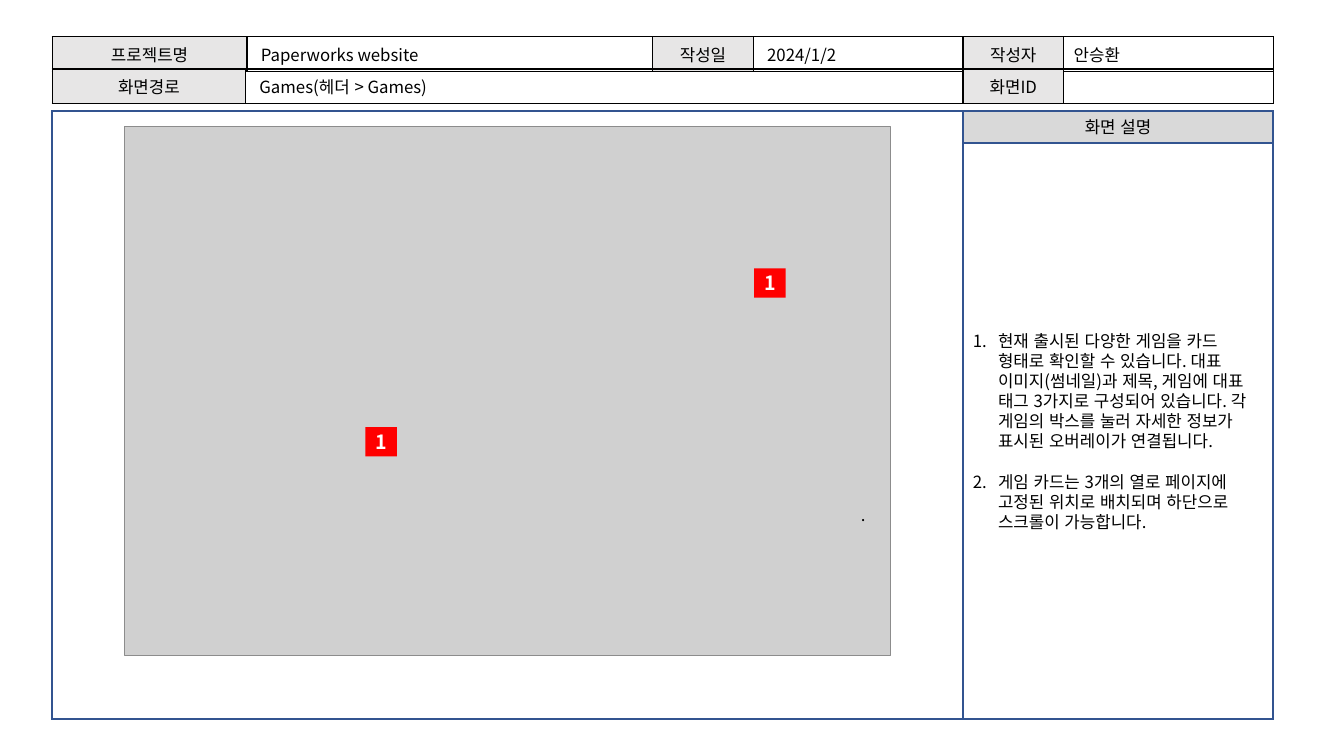
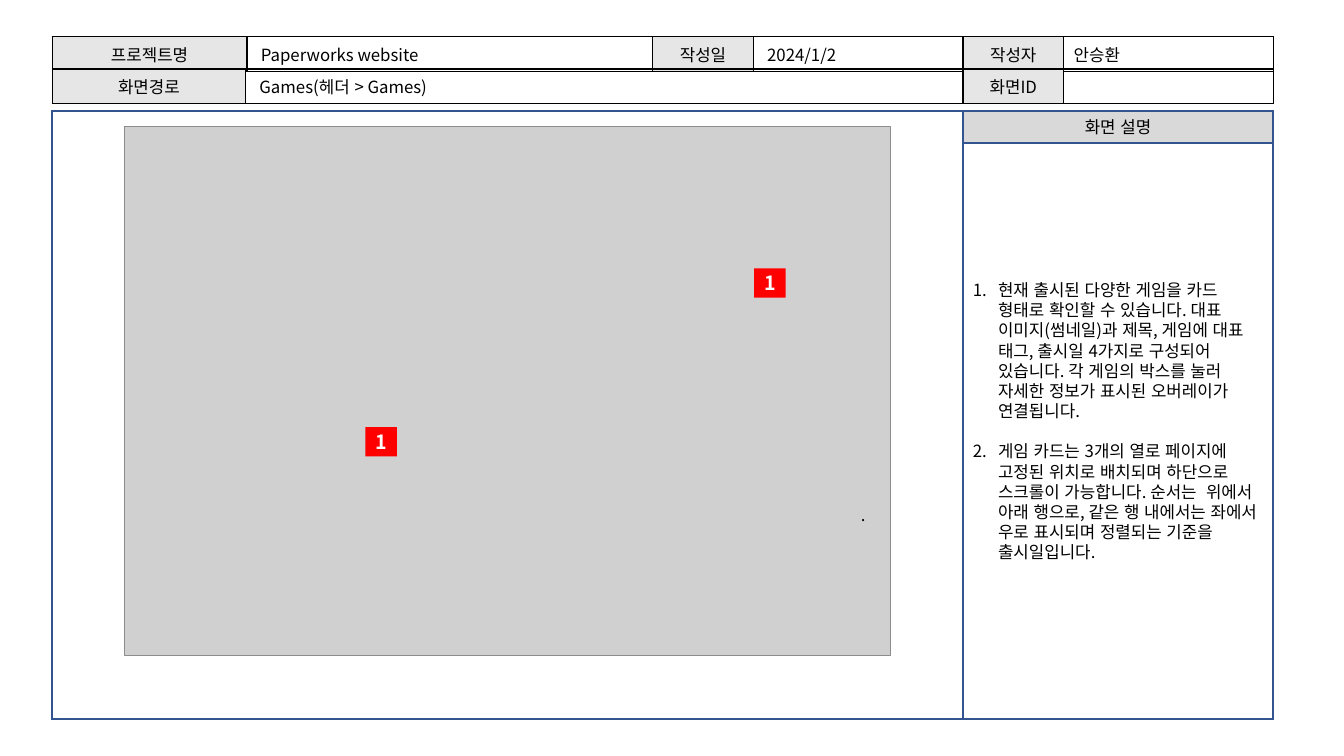
Before and after one commit to Awhn/paperworksweb, a slide deck: slide 6 of docs/코멘토_기획_화면설계서 양식.pptx. Drawn at 1344x756 pixels with LibreOffice and Linux fonts; fonts in the diff are those of the drawing; grey boxes stand for pictures. Boxes give left, top, right and bottom in pixels: in the first picture for what was removed or moved away, otherwise in the second. Text is boxed around its words. In the diff, an @@ line names an element or a change of style, - is before the commit and + after.

```diff
--- a/docs/코멘토_기획_화면설계서 양식.pptx
+++ b/docs/코멘토_기획_화면설계서 양식.pptx
@@ text in rectangle at [998,282,1257,560]: text changed @@
-1. 현재 출시된 다양한 게임을 카드 형태로 확인할 수 있습니다. 대표 이미지(썸네일)과 제목, 게임에 대표 태그 3가지로 구성되어 있습니다. 각 게임의 박스를 눌러 자세한 정보가 표시된 오버레이가 연결됩니다.
-2. 게임 카드는 3개의 열로 페이지에 고정된 위치로 배치되며 하단으로 스크롤이 가능합니다.
+1. 현재 출시된 다양한 게임을 카드 형태로 확인할 수 있습니다. 대표 이미지(썸네일)과 제목, 게임에 대표 태그, 출시일 4가지로 구성되어 있습니다. 각 게임의 박스를 눌러 자세한 정보가 표시된 오버레이가 연결됩니다.
+2. 게임 카드는 3개의 열로 페이지에 고정된 위치로 배치되며 하단으로 스크롤이 가능합니다. 순서는 위에서 아래 행으로, 같은 행 내에서는 좌에서 우로 표시되며 정렬되는 기준을 출시일입니다.
```
Also in this commit, not shown: 1 slide added, 1 other file.
